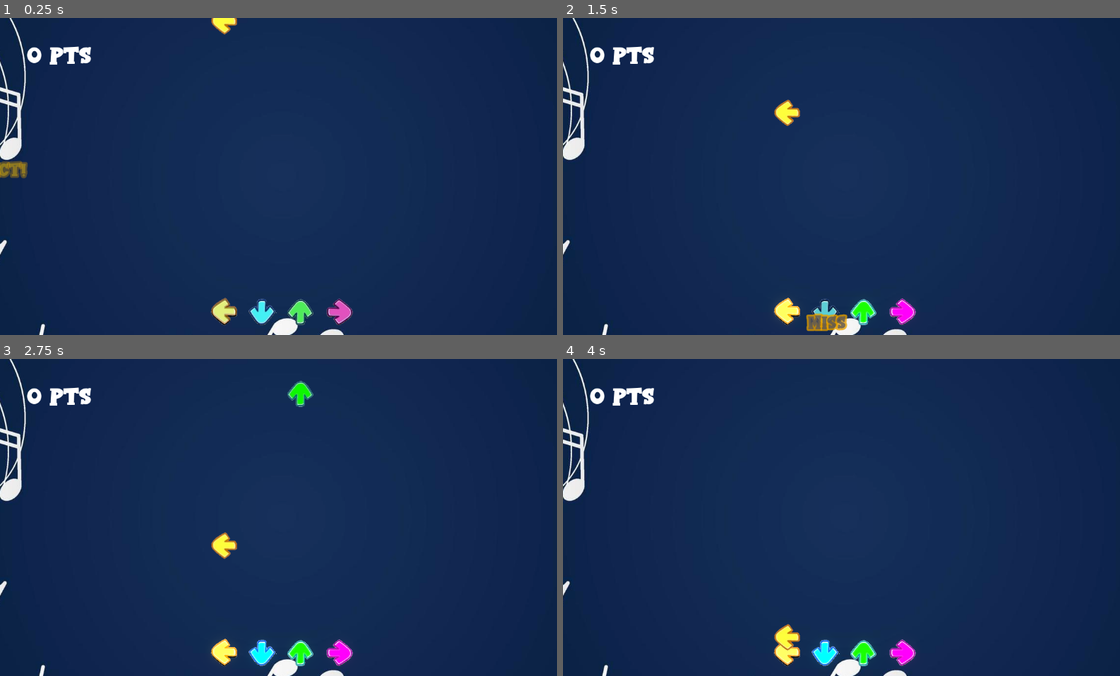
Above: before the commit, frames 1-4 (two rows, left to right).
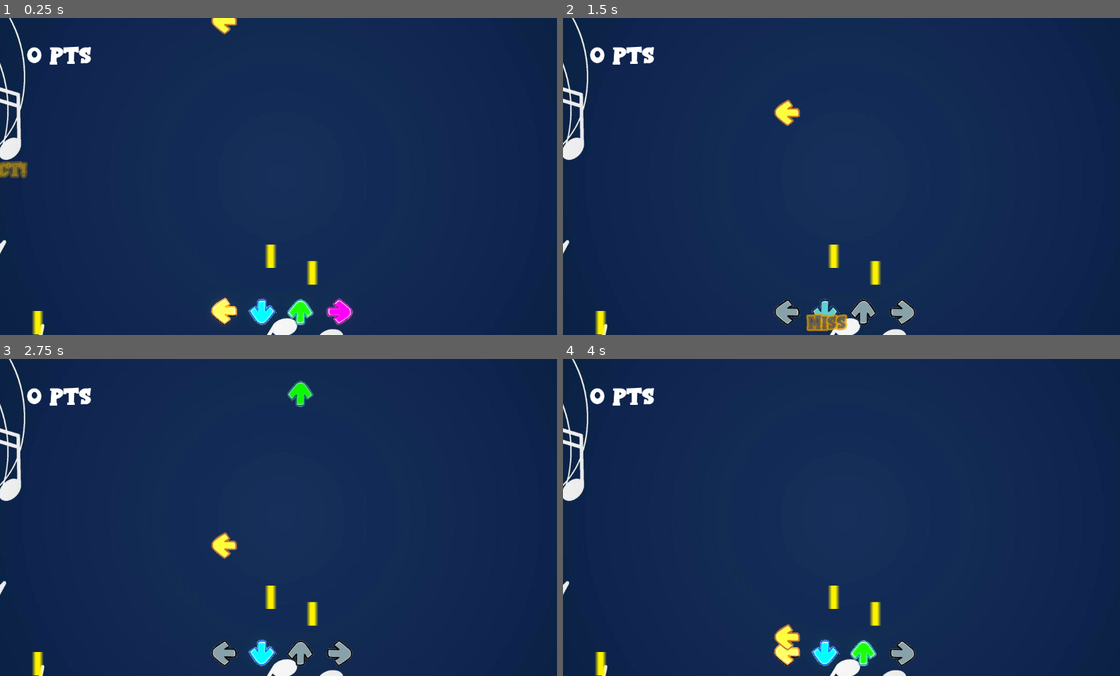
Above: after the commit, the same moments.

Repository: sofiamatosg/Wave-of-Mutilation
Game: Godot game, scene res://levels/game_level.tscn
The game is run twice, just before and just after one commit, with the same random seed, the same clock (stepped at 60 frames per second) and the same inputs.
Inputs:
- Up to frame 1 (0.25 s): no input
- Up to frame 2 (1.5 s): tap Enter at 0.5 s; hold Right (button_right) 0.53-1.28 s; hold Down (button_down) from 1.28 s (still down)
- Up to frame 3 (2.75 s): release Down (button_down) at 2.03 s; hold Right (button_right) from 2.03 s (still down)
- Up to frame 4 (4 s): release Right (button_right) at 2.78 s; hold Up (button_up) 2.78-3.53 s; hold Left (button_left) from 3.53 s (still down)

The runs differ from the first frame. In frame 1, 1.8% of the frame differs, in the area x 0-64%, y 0-100%; in frame 2, 1.6%; in frame 3, 1.6%; in frame 4, 1.1%.

Commit message:
Failed
Holding note attempt 1 didn't really work and messed up some things os saving just in case

Diff:
--- a/levels/game_level.tscn
+++ b/levels/game_level.tscn
@@ -1,9 +1,10 @@
-[gd_scene load_steps=7 format=3 uid="uid://dgnua7mp5ugd2"]
+[gd_scene load_steps=8 format=3 uid="uid://dgnua7mp5ugd2"]
 
 [ext_resource type="Texture2D" uid="uid://dj2lryh4oscn4" path="res://art/stephen-foster-memorial-day-illustration-with-copy-space-area-and-blue-background-suitable-to-use-on-memorial-day-event-vector.jpg" id="1_n0b0m"]
 [ext_resource type="PackedScene" uid="uid://c0c5bk8q4botv" path="res://objects/key_listener.tscn" id="1_qc6i3"]
 [ext_resource type="PackedScene" uid="uid://bjbdbok88dyfc" path="res://objects/falling_key.tscn" id="2_sklrn"]
 [ext_resource type="PackedScene" uid="uid://my0vyubbvhxn" path="res://levels/game_ui.tscn" id="3_d65c1"]
+[ext_resource type="PackedScene" uid="uid://cgx2o2xtebrgv" path="res://objects/hold_tail.tscn" id="4_wtvao"]
 [ext_resource type="PackedScene" uid="uid://dsoxkm5i4lmjp" path="res://level_editor.tscn" id="5_2i5ty"]
 
 [sub_resource type="Environment" id="Environment_d65c1"]
@@ -15,6 +16,7 @@
 [node name="Camera2D" type="Camera2D" parent="."]
 
 [node name="Background" type="Sprite2D" parent="."]
+position = Vector2(-1, 0)
 texture = ExtResource("1_n0b0m")
 
 [node name="key_listener" parent="." instance=ExtResource("1_qc6i3")]
@@ -39,6 +41,10 @@
 [node name="FallingKey" parent="." instance=ExtResource("2_sklrn")]
 position = Vector2(-120, -350)
 
+[node name="HoldTail" parent="FallingKey" instance=ExtResource("4_wtvao")]
+visible = false
+scale = Vector2(8, 12.874)
+
 [node name="GameUI" parent="." instance=ExtResource("3_d65c1")]
 offset_left = -610.0
 offset_top = -174.0
@@ -51,3 +57,15 @@
 [node name="MusicPlayer" type="AudioStreamPlayer2D" parent="."]
 
 [node name="LevelEditor" parent="." instance=ExtResource("5_2i5ty")]
+
+[node name="HoldTail2" parent="." instance=ExtResource("4_wtvao")]
+position = Vector2(62, 197)
+scale = Vector2(8, 12)
+
+[node name="HoldTail3" parent="." instance=ExtResource("4_wtvao")]
+position = Vector2(-23, 163)
+scale = Vector2(8, 12)
+
+[node name="HoldTail4" parent="." instance=ExtResource("4_wtvao")]
+position = Vector2(-499, 299)
+scale = Vector2(8, 12)
--- /dev/null
+++ b/objects/hold_tail.gd
@@ -0,0 +1,11 @@
+extends Sprite2D
+
+
+# Called when the node enters the scene tree for the first time.
+func _ready() -> void:
+	pass # Replace with function body.
+
+
+# Called every frame. 'delta' is the elapsed time since the previous frame.
+func _process(delta: float) -> void:
+	pass
--- /dev/null
+++ b/objects/hold_tail.tscn
@@ -0,0 +1,8 @@
+[gd_scene load_steps=3 format=3 uid="uid://cgx2o2xtebrgv"]
+
+[ext_resource type="Texture2D" uid="uid://soepo026qaau" path="res://art/pixil-frame-0.png" id="1_3xh7g"]
+[ext_resource type="Script" uid="uid://chhyn4kopa4l1" path="res://objects/hold_tail.gd" id="2_o5ei2"]
+
+[node name="HoldTail" type="Sprite2D"]
+texture = ExtResource("1_3xh7g")
+script = ExtResource("2_o5ei2")
--- a/objects/key_listener.gd
+++ b/objects/key_listener.gd
@@ -75,6 +75,7 @@
 func CreateFallingKey(button_name: String):
 	if button_name == key_name:
 		var fk_inst = falling_key.instantiate()
+
 		get_tree().get_root().call_deferred("add_child", fk_inst)
 		fk_inst.Setup(position.x, frame + 4)
 
--- a/objects/key_listener.tscn
+++ b/objects/key_listener.tscn
@@ -4,7 +4,7 @@
 [ext_resource type="Script" uid="uid://0nk51vkbwjcd" path="res://objects/key_listener.gd" id="1_vgigu"]
 
 [sub_resource type="Animation" id="Animation_5o700"]
-length = 0.001
+length = 0.5
 tracks/0/type = "value"
 tracks/0/imported = false
 tracks/0/enabled = true
@@ -12,10 +12,10 @@
 tracks/0/interp = 1
 tracks/0/loop_wrap = true
 tracks/0/keys = {
-"times": PackedFloat32Array(0),
-"transitions": PackedFloat32Array(1),
+"times": PackedFloat32Array(0, 0.255482, 0.5),
+"transitions": PackedFloat32Array(1, 1, 1),
 "update": 0,
-"values": [Color(1.3, 1.3, 1.3, 1)]
+"values": [Color(1.5, 1.5, 1.5, 0), Color(1.5, 1.5, 1.5, 1), Color(1.5, 1.5, 1.5, 0)]
 }
 
 [sub_resource type="Animation" id="Animation_vgigu"]
@@ -51,7 +51,7 @@
 autostart = true
 
 [node name="GlowOverlay" type="Sprite2D" parent="."]
-modulate = Color(1.3, 1.3, 1.3, 1)
+modulate = Color(1.5, 1.5, 1.5, 0)
 texture = ExtResource("1_ewq7c")
 hframes = 4
 vframes = 3
@@ -61,6 +61,6 @@
 libraries = {
 &"": SubResource("AnimationLibrary_rphrv")
 }
-autoplay = "key_hit"
+autoplay = "RESET"
 
 [connection signal="timeout" from="RandomSpawnTimer" to="." method="_on_random_spawn_timer_timeout"]
--- a/objects/signals.gd
+++ b/objects/signals.gd
@@ -5,4 +5,4 @@
 signal IncrementCombo()
 signal ResetCombo()
 
-signal CreateFallingKey(button_name: String)
+signal CreateFallingKey(button_name: String,  hold_duration: float)
--- a/screen_text.gd
+++ b/screen_text.gd
@@ -1,22 +1,17 @@
 extends Control
-
-#perfect ffd000
-#great e2dd25
-#ok 8dbfc7
-#miss 5a5758
 
 func SetTextInfo(text: String):
 	$ScoreLevelText.text = "[center]" + text
 	match text:
 		"PERFECT":
 			$ScoreLevelText.set("theme_override_colors/default_color", Color("ffd000"))
-			$ScoreLevelText.set("theme_override_colors/font_outline_color", Color("e7a000"))
 		"GREAT":
 			$ScoreLevelText.set("theme_override_colors/default_color", Color("e2dd25"))
-			$ScoreLevelText.set("theme_override_colors/font_outline_color", Color("e7a000"))
+		"GOOD":
+			$ScoreLevelText.set("theme_override_colors/default_color", Color("c9ddff"))
 		"OK":
 			$ScoreLevelText.set("theme_override_colors/default_color", Color("8dbfc7"))
-			$ScoreLevelText.set("theme_override_colors/font_outline_color", Color("e7a000"))
-		"MISS":
+		"HOLD OK":
+			$ScoreLevelText.set("theme_override_colors/default_color", Color("5ee275"))
+		"HOLD MISS", "MISS":
 			$ScoreLevelText.set("theme_override_colors/default_color", Color("5a5758"))
-			$ScoreLevelText.set("theme_override_colors/font_outline_color", Color("e7a000"))
Binary file added: art/pixil-frame-0.png
Not shown, added: art/pixil-frame-0.png.import
Not shown, added: objects/hold_tail.gd.uid
